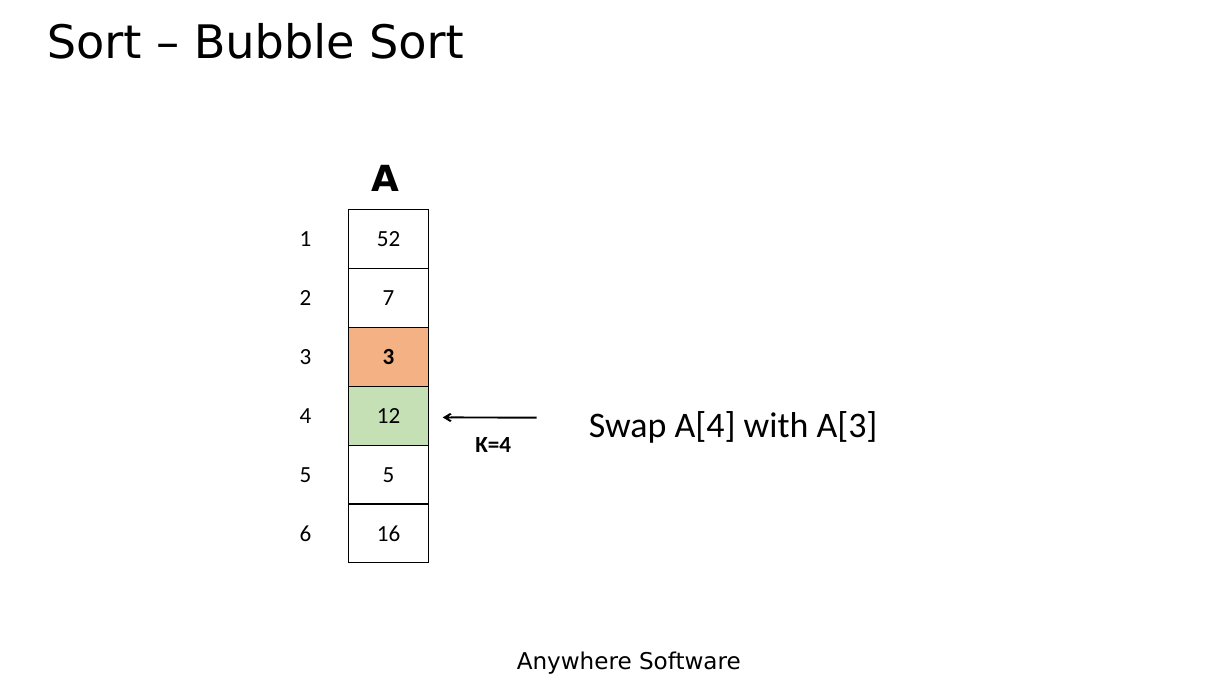
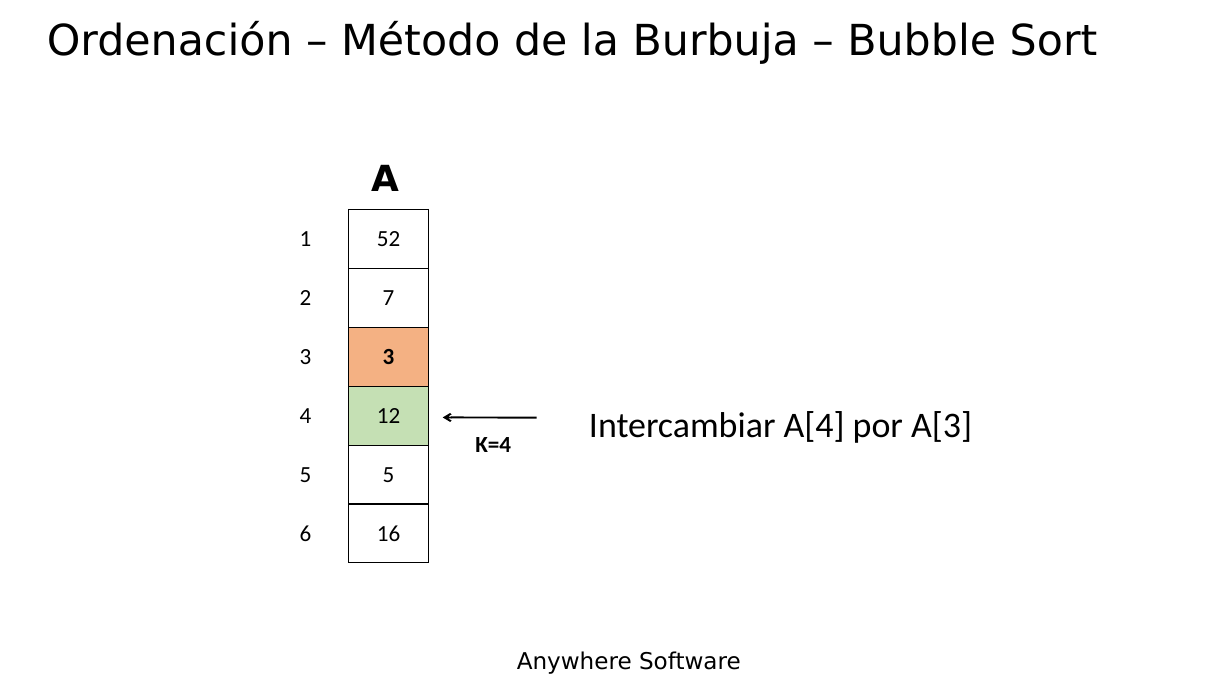
Before and after one commit to Lamashino/Teaching-B4J, a slide deck: slide 21 of Tema 14 - Matrices - Arrays/Tema 14 - Matrices - Arrays.pptx. Drawn at 1232x693 pixels with LibreOffice and Linux fonts; fonts in the diff are those of the drawing; background and template pictures are left out. Boxes give left, top, right and bottom in pixels: in the first picture for what was removed or moved away, otherwise in the second. Text is boxed around its words. In the diff, an @@ line names an element or a change of style, - is before the commit and + after.

```diff
--- a/Tema 14 - Matrices - Arrays/Tema 14 - Matrices - Arrays.pptx
+++ b/Tema 14 - Matrices - Arrays/Tema 14 - Matrices - Arrays.pptx
@@ text at [47, 21, 1098, 64]: text changed; size 36 to 33.3 pt @@
-Sort – Bubble Sort
+Ordenación – Método de la Burbuja – Bubble Sort
@@ text at [589, 411, 972, 443]: text changed @@
-Swap A[4] with A[3]
+Intercambiar A[4] por A[3]
```
Also in this commit, not shown: 42 other slides changed.
